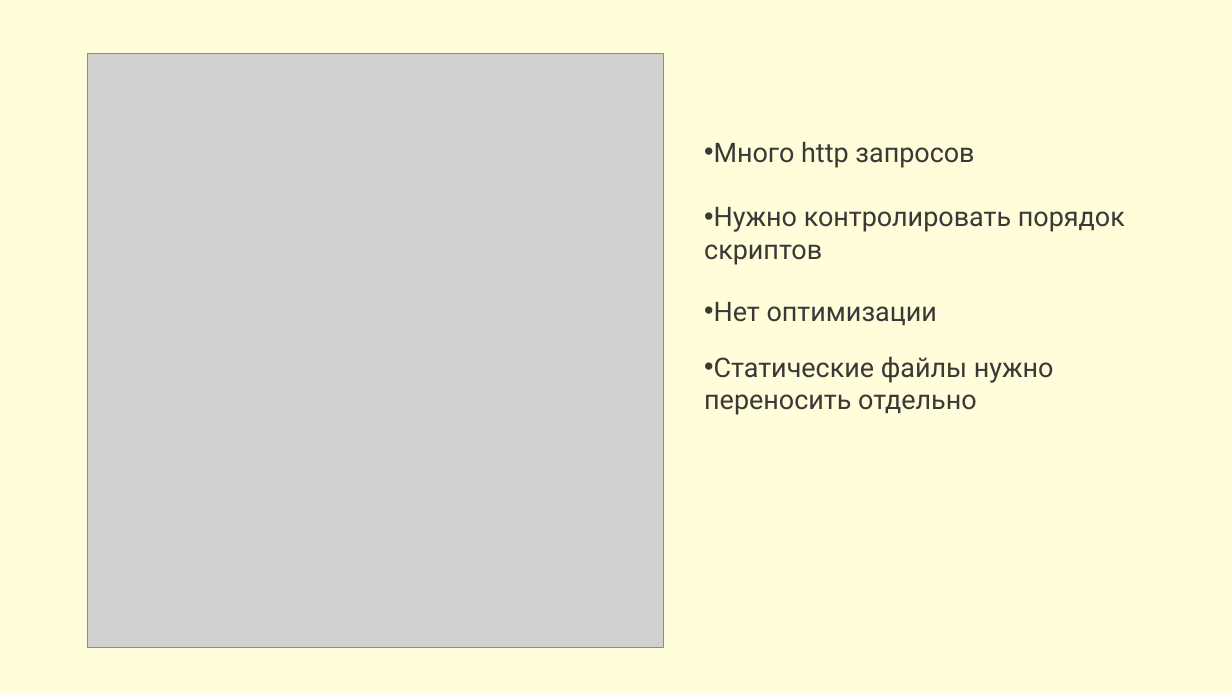
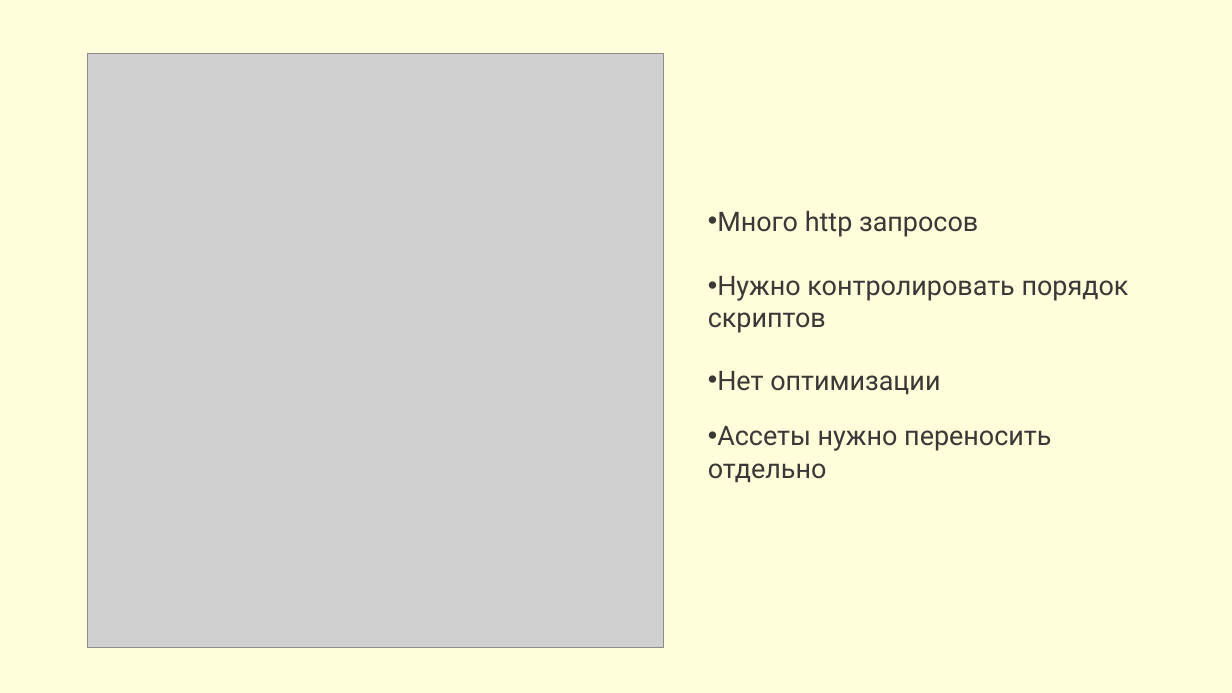
Before and after one commit to kheruvimovv/obsidian-vault, a slide deck: slide 4 of my-brain/Лекция GS/Сборка Angular приложения.pptx. Drawn at 1232x693 pixels with LibreOffice and Linux fonts; fonts in the diff are those of the drawing; grey boxes stand for pictures. Boxes give left, top, right and bottom in pixels: in the first picture for what was removed or moved away, otherwise in the second. Text is boxed around its words. In the diff, an @@ line names an element or a change of style, - is before the commit and + after.

```diff
--- a/my-brain/Лекция GS/Сборка Angular приложения.pptx
+++ b/my-brain/Лекция GS/Сборка Angular приложения.pptx
@@ 3 texts: place and size @@
-3 texts at (704,141,1125,326)
+3 texts at (708,210,1129,395)
@@ text at (708,426,1051,483): text changed @@
-• Статические файлы нужно переносить отдельно
+• Ассеты нужно переносить отдельно
```
Also in this commit, not shown: 3 other slides changed, 2 other files.
